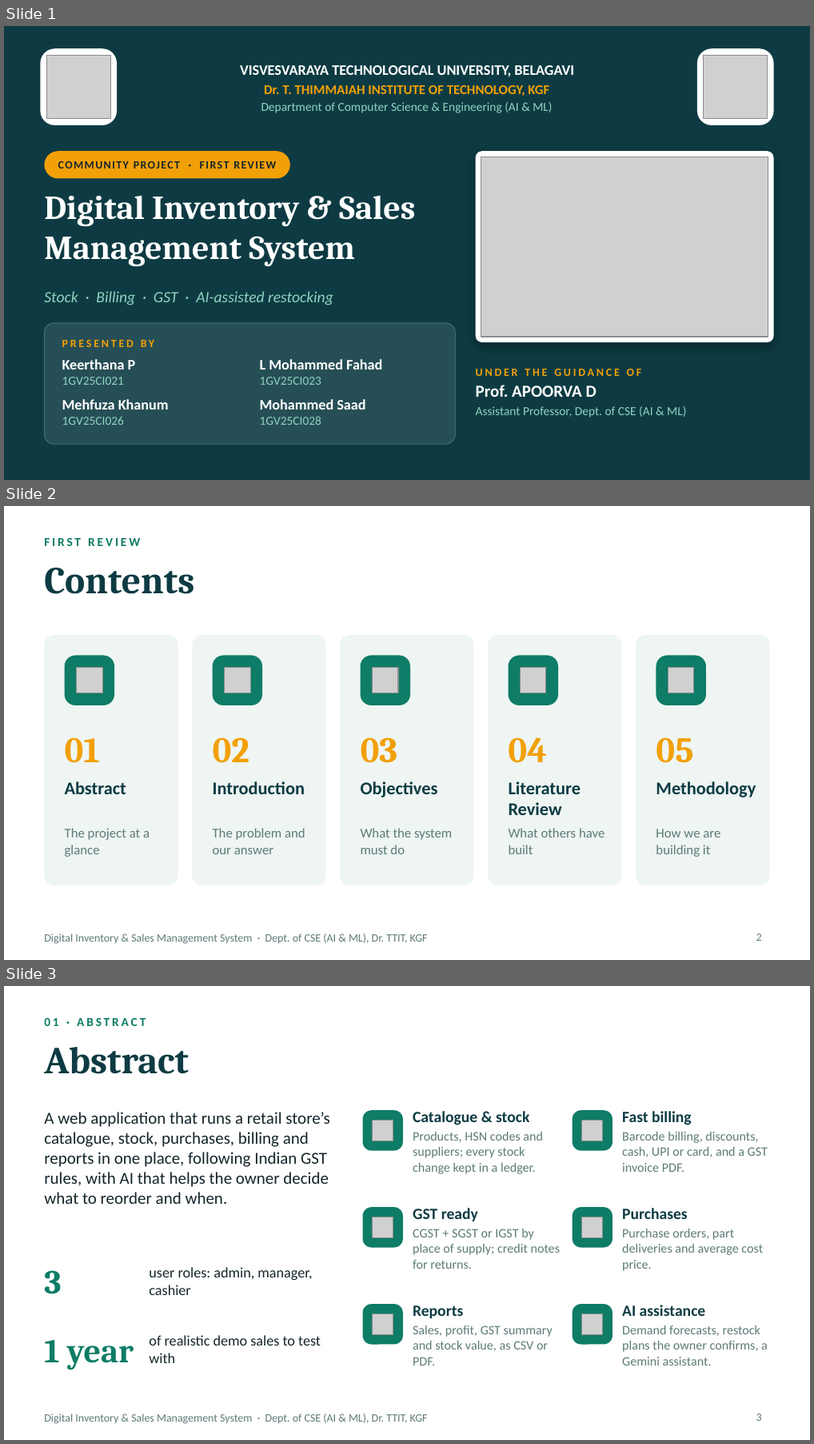
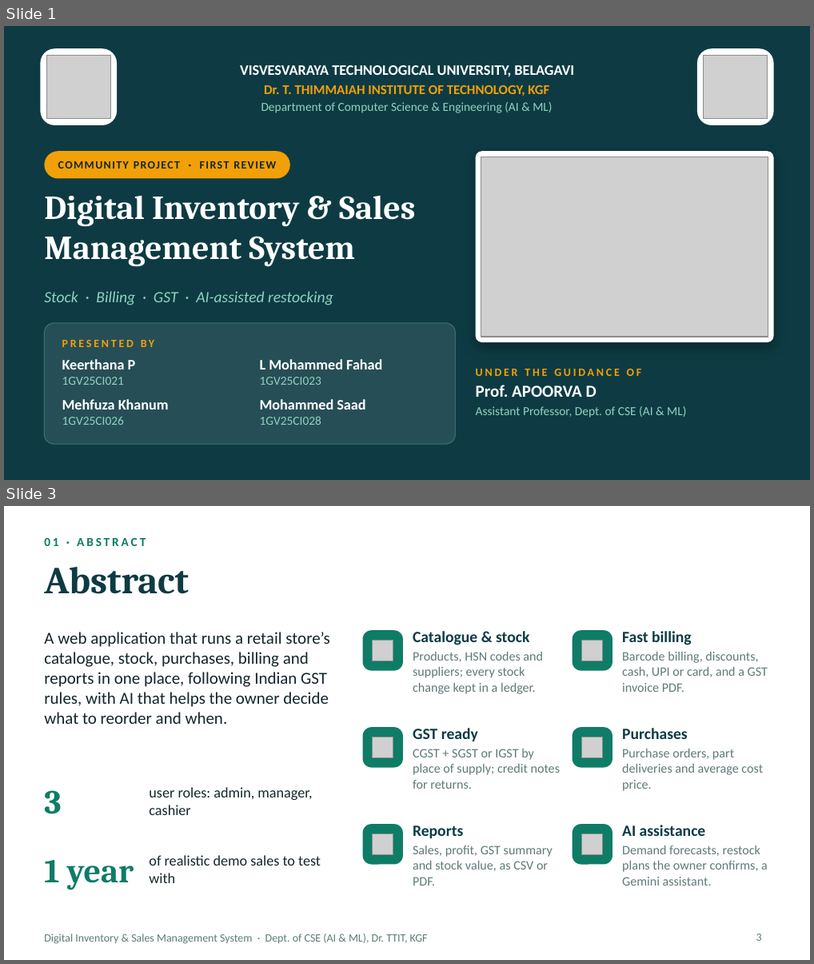
Before and after one commit to NICTOGEN007/inventorymanagement, a slide deck: docs/presentation/Inventory_Management_First_Review.pptx. Shown one above the other, each under a label of ours: slides 1, 2 and 3 before the commit, slides 1 and 3 after it; the slides between them are not shown. The pictures are 814x1444 and 814x964 pixels, drawn with LibreOffice and Linux fonts; fonts in the diff are those of the drawing; grey boxes stand for pictures. Boxes give left, top, right and bottom in pixels: in the first picture for what was removed or moved away, otherwise in the second. Text is boxed around its words. In the diff, an @@ line names an element or a change of style, - is before the commit and + after.

```diff
--- a/docs/presentation/Inventory_Management_First_Review.pptx
+++ b/docs/presentation/Inventory_Management_First_Review.pptx
@@ slide 2 removed at [4,506,810,960], background #FFFFFF; not listed: 1 template element that a slide beside it also shows @@
@@ text removed at [44,538,140,546] @@
-FIRST REVIEW
@@ title removed at [44,568,194,594] @@
-Contents
@@ rounded rectangle removed at [44,635,178,885] @@
@@ rounded rectangle removed at [192,635,326,885] @@
@@ rounded rectangle removed at [340,635,474,885] @@
@@ rounded rectangle removed at [488,635,622,885] @@
@@ rounded rectangle removed at [636,635,770,885] @@
@@ rounded rectangle removed at [65,655,114,705] @@
@@ picture removed at [77,668,102,693] @@
@@ rounded rectangle removed at [212,655,262,705] @@
@@ picture removed at [224,668,250,693] @@
@@ rounded rectangle removed at [361,655,410,705] @@
@@ picture removed at [373,668,398,693] @@
@@ rounded rectangle removed at [508,655,558,705] @@
@@ picture removed at [520,668,546,693] @@
@@ rounded rectangle removed at [656,655,706,705] @@
@@ picture removed at [669,668,694,693] @@
@@ text removed at [65,737,100,763] @@
-01
@@ text removed at [213,737,250,763] @@
-02
@@ text removed at [361,737,398,763] @@
-03
@@ text removed at [508,737,547,763] @@
-04
@@ text removed at [656,737,694,763] @@
-05
@@ text removed at [65,781,126,794] @@
-Abstract
@@ text removed at [213,781,305,794] @@
-Introduction
@@ text removed at [361,781,438,797] @@
-Objectives
@@ text removed at [509,781,582,815] @@
-Literature Review
@@ text removed at [656,781,756,797] @@
-Methodology
@@ text removed at [65,828,150,856] @@
-The project at a glance
@@ text removed at [213,828,306,854] @@
-The problem and our answer
@@ text removed at [361,828,452,854] @@
-What the system must do
@@ text removed at [509,828,605,854] @@
-What others have built
@@ text removed at [656,828,721,856] @@
-How we are building it
@@ page number removed at [757,933,762,940] @@
-2
```
Also in this commit, not shown: 3 slides changed, 12 slides added.
